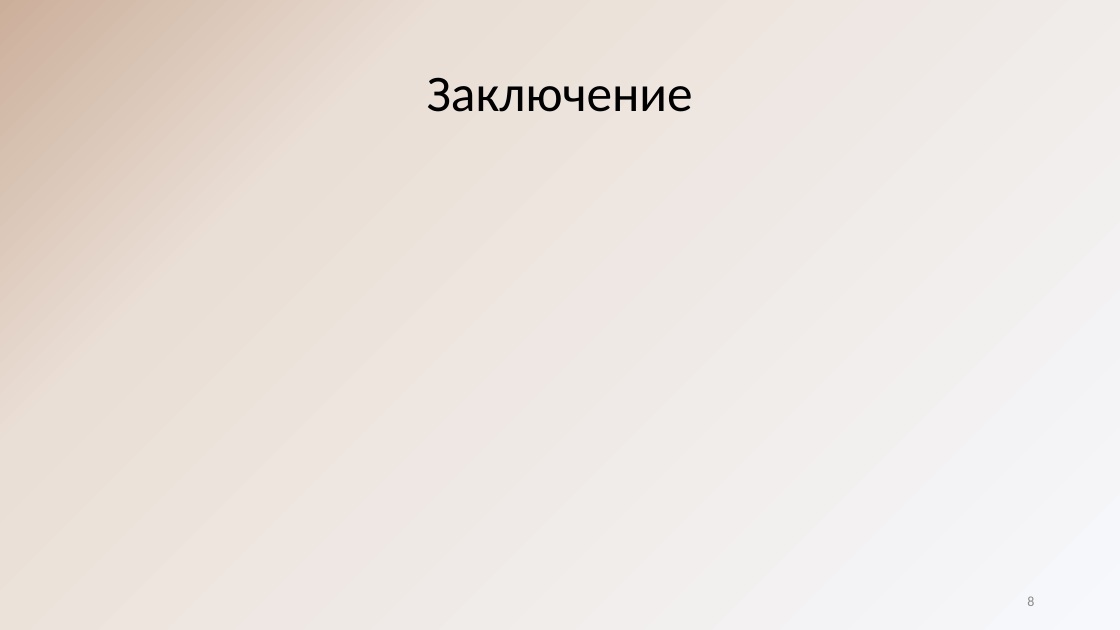
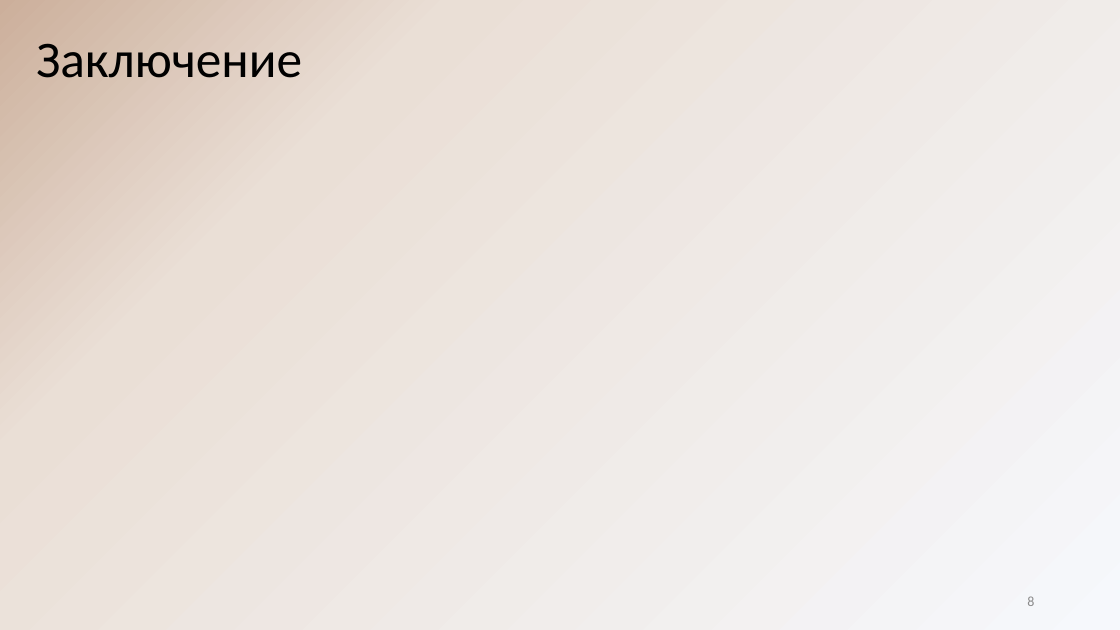
Before and after one commit to reenashka/A-SD, a slide deck: slide 8 of Длинная арифметика.pptx. Drawn at 1120x630 pixels with LibreOffice and Linux fonts; fonts in the diff are those of the drawing. Boxes give left, top, right and bottom in pixels: in the first picture for what was removed or moved away, otherwise in the second. Text is boxed around its words. In the diff, an @@ line names an element or a change of style, - is before the commit and + after.

```diff
--- a/Длинная арифметика.pptx
+++ b/Длинная арифметика.pptx
@@ title "Заключение": place and size @@
-title "Заключение" at box(427, 77, 693, 112)
+title "Заключение" at box(36, 43, 302, 78)
```
Also in this commit, not shown: 3 other slides changed, 4 slides added, 4 slides removed.
